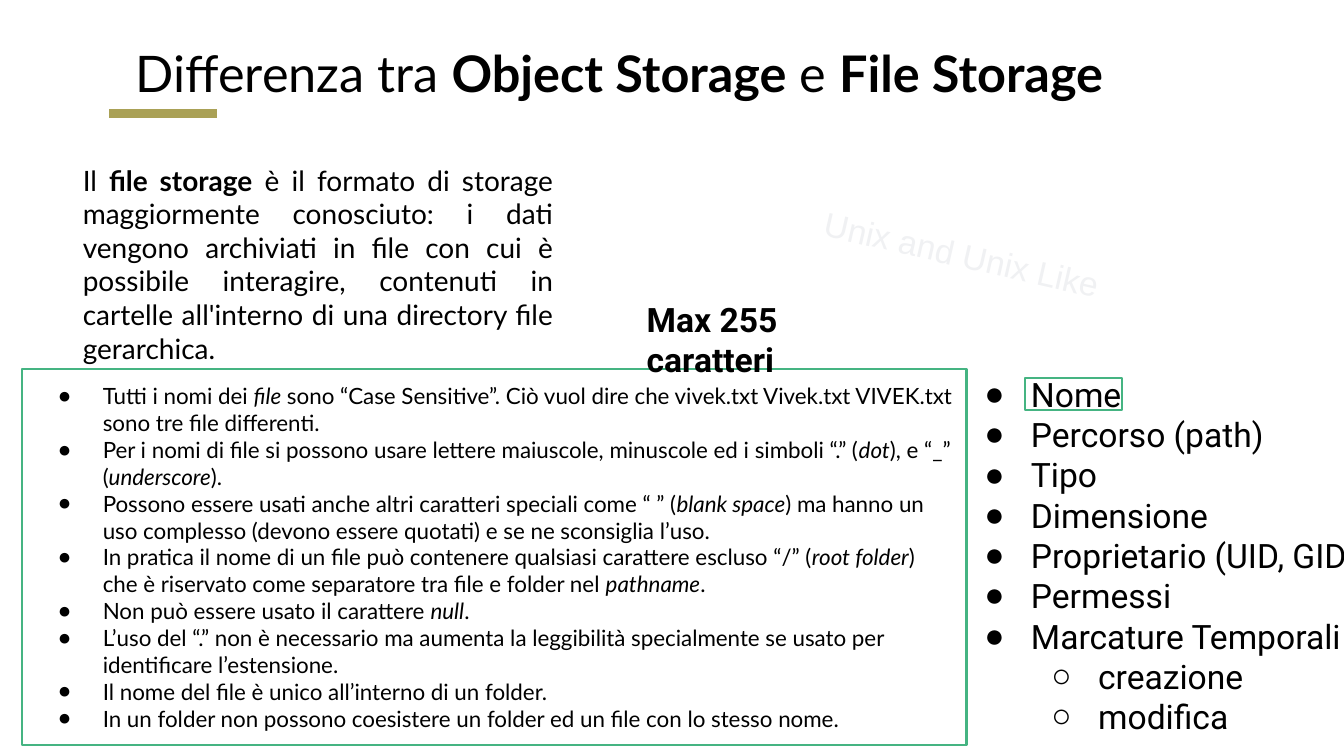
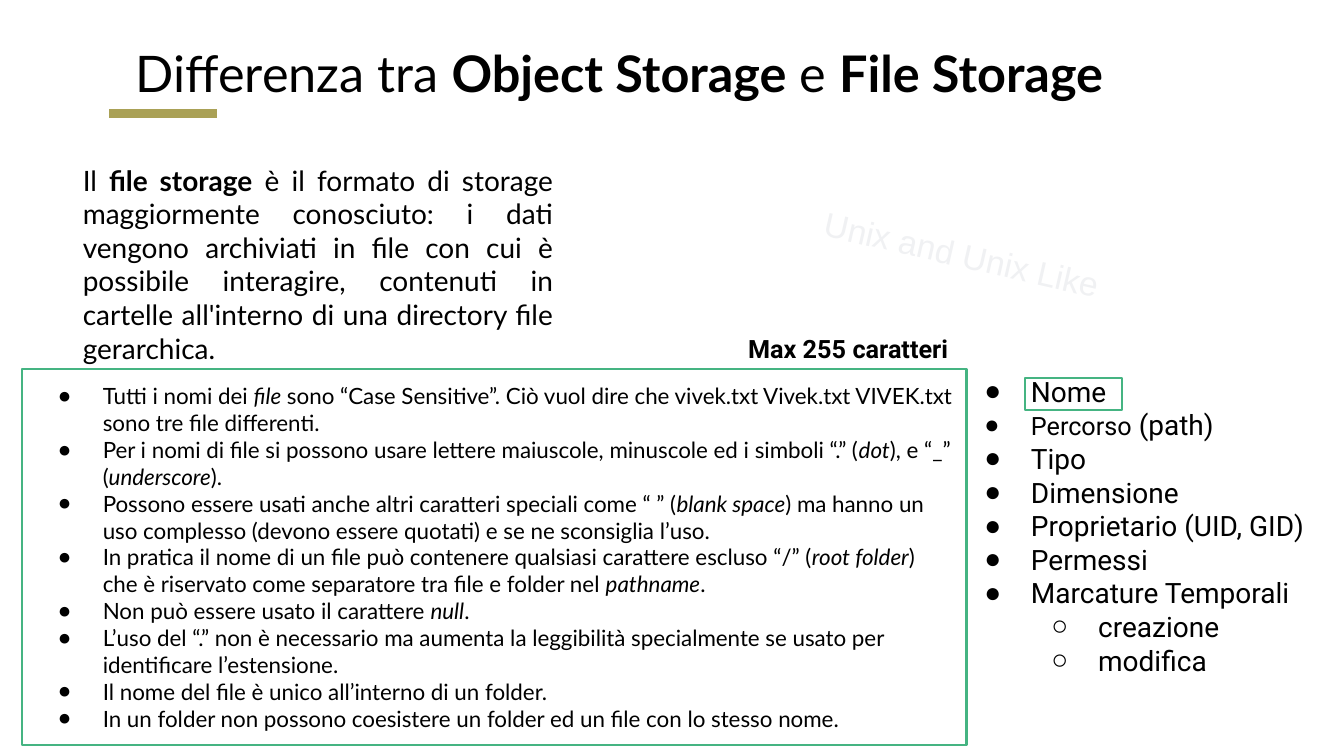
Before and after one commit to RomoloPoliti-INAF/PhDCourse2022, a slide deck: slide 42 of Cloud_Archive_and_Computation.pptx (slide 41 before the commit). Drawn at 1344x756 pixels with LibreOffice and Linux fonts; fonts in the diff are those of the drawing. Boxes give left, top, right and bottom in pixels: in the first picture for what was removed or moved away, otherwise in the second. Text is boxed around its words. In the diff, an @@ line names an element or a change of style, - is before the commit and + after.

```diff
--- a/Cloud_Archive_and_Computation.pptx
+++ b/Cloud_Archive_and_Computation.pptx
@@ text "Max 255 caratteri": place and size @@
-text "Max 255 caratteri" at [647,307,778,373]
+text "Max 255 caratteri" at [748,339,948,359]
@@ text "Max 255 caratteri" at [748,339,948,359]: size 24 to 18 pt; alignment left to right @@
@@ text "Nome" at [1031,377,1304,672]: size 24 to 20 pt; size 24 to 18 pt in "Percorso" @@
```
Also in this commit, not shown: 10 other slides changed, 22 slides added.
